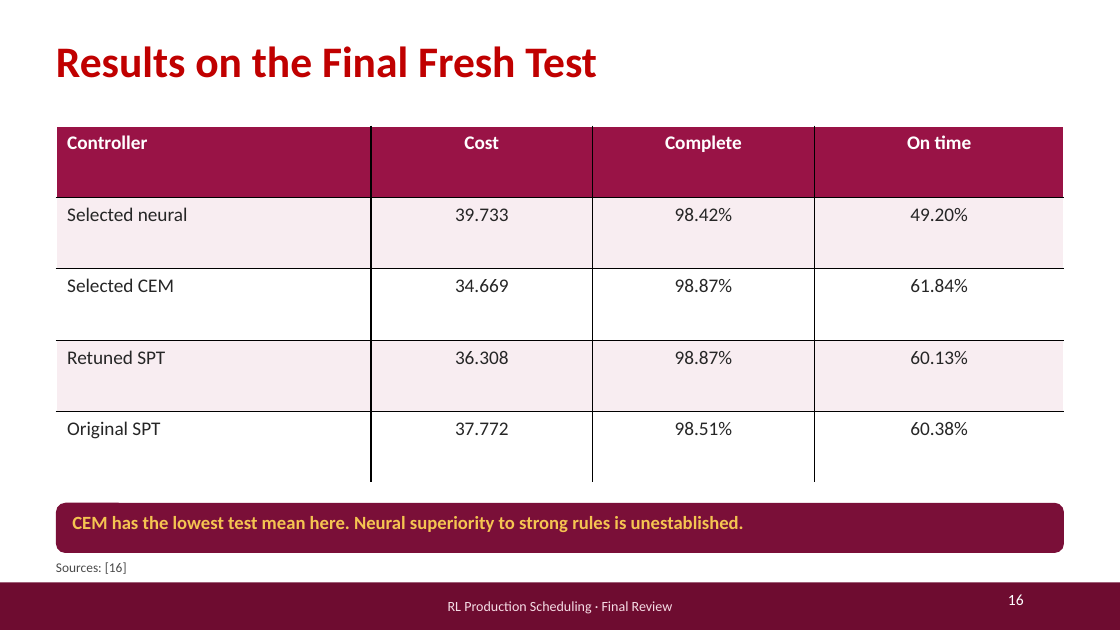
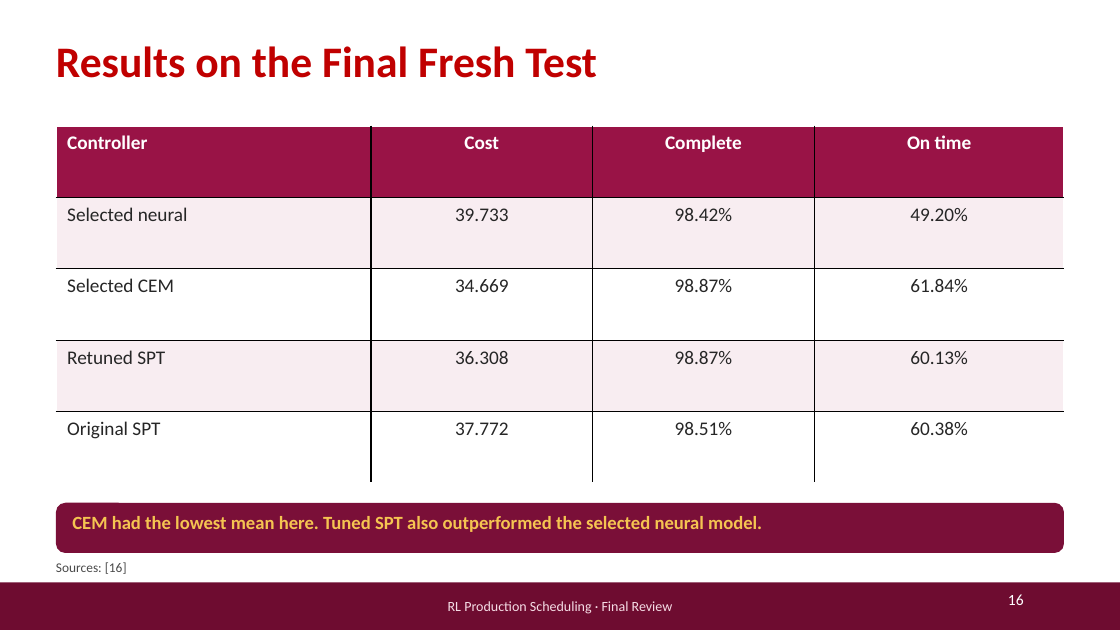
Before and after one commit to abhimanyutk7/rl-production-scheduling, a slide deck: slide 16 of outputs/term_submission/RL_Production_Scheduling_Final_Review.pptx. Drawn at 1120x630 pixels with LibreOffice and Linux fonts; fonts in the diff are those of the drawing; background and template pictures are left out. Boxes give left, top, right and bottom in pixels: in the first picture for what was removed or moved away, otherwise in the second. Text is boxed around its words. In the diff, an @@ line names an element or a change of style, - is before the commit and + after.

```diff
--- a/outputs/term_submission/RL_Production_Scheduling_Final_Review.pptx
+++ b/outputs/term_submission/RL_Production_Scheduling_Final_Review.pptx
@@ text at bbox=[72, 516, 762, 532]: text changed @@
-CEM has the lowest test mean here. Neural superiority to strong rules is unestablished.
+CEM had the lowest mean here. Tuned SPT also outperformed the selected neural model.
```
Also in this commit, not shown: 6 other slides changed, 10 other files.
